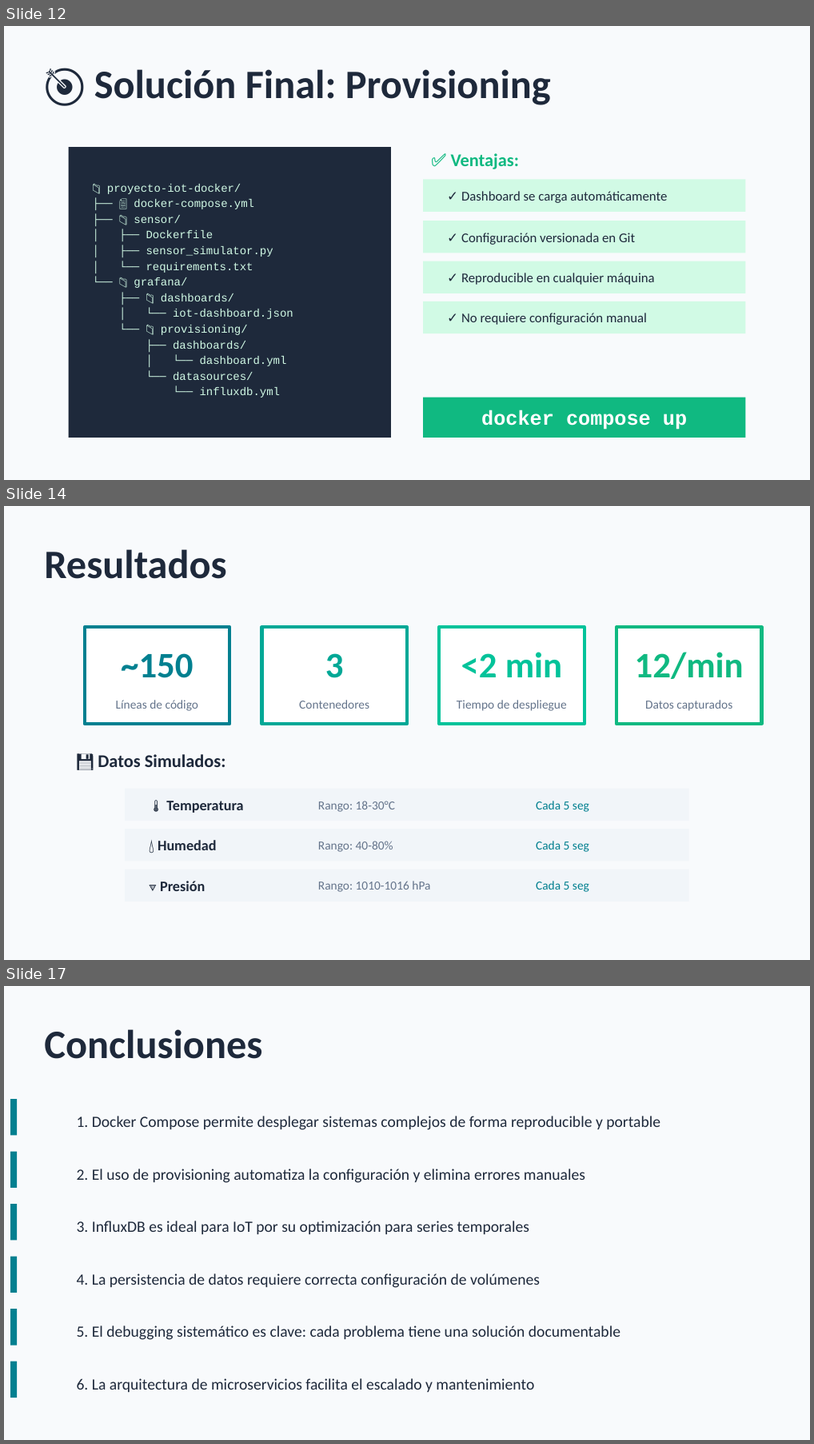
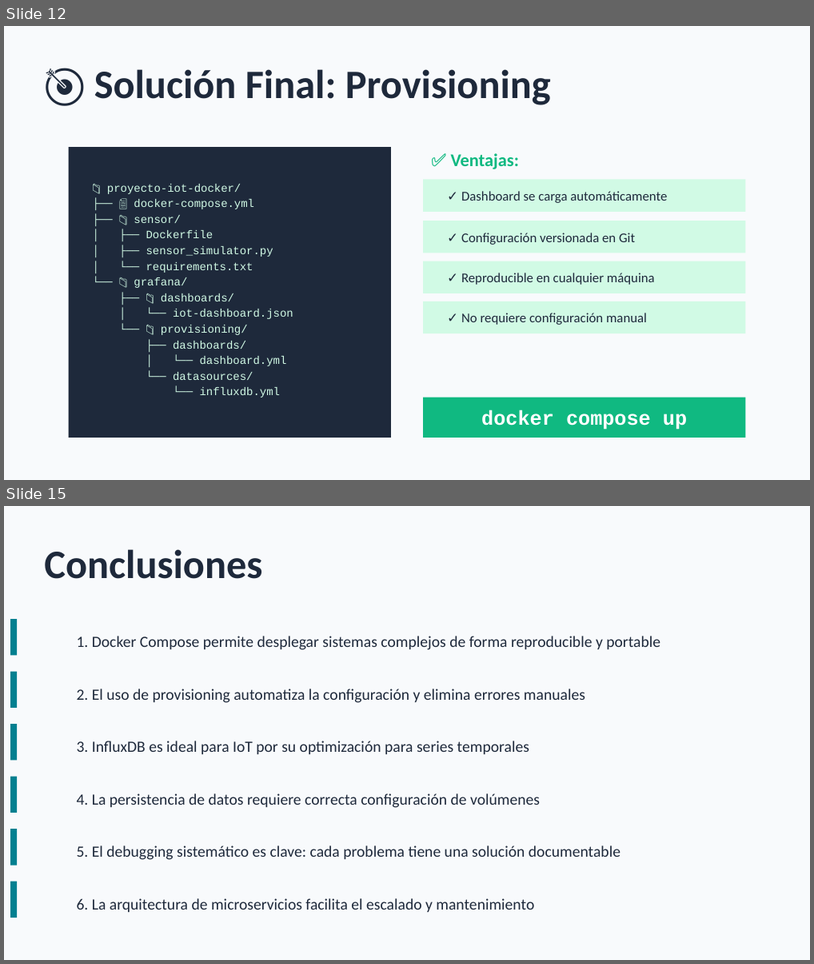
Before and after one commit to Jon8a/proyecto-iot, a slide deck: Presentacion_IoT_Completa.pptx. Shown one above the other, each under a label of ours: slides 12, 14 and 17 before the commit, slides 12 and 15 after it; the slides between them are not shown. The pictures are 814x1444 and 814x964 pixels, drawn with LibreOffice and Linux fonts; fonts in the diff are those of the drawing. Boxes give left, top, right and bottom in pixels: in the first picture for what was removed or moved away, otherwise in the second. Text is boxed around its words. In the diff, an @@ line names an element or a change of style, - is before the commit and + after.

```diff
--- a/Presentacion_IoT_Completa.pptx
+++ b/Presentacion_IoT_Completa.pptx
@@ slide 14 removed at box(4, 506, 810, 960), background #F8FAFC @@
@@ text removed at box(44, 549, 226, 579) @@
-Resultados
@@ rectangle removed at box(85, 627, 230, 724) @@
@@ rectangle removed at box(262, 627, 407, 724) @@
@@ rectangle removed at box(439, 627, 585, 724) @@
@@ rectangle removed at box(617, 627, 762, 724) @@
@@ text removed at box(121, 653, 193, 678) @@
-~150
@@ text removed at box(326, 653, 344, 678) @@
-3
@@ text removed at box(462, 652, 562, 677) @@
-<2 min
@@ text removed at box(635, 652, 744, 679) @@
-12/min
@@ text removed at box(116, 700, 198, 711) @@
-Líneas de código
@@ text removed at box(299, 700, 370, 708) @@
-Contenedores
@@ text removed at box(457, 700, 567, 711) @@
-Tiempo de despliegue
@@ text removed at box(646, 700, 733, 711) @@
-Datos capturados
@@ text removed at box(98, 754, 226, 767) @@
-💾 Datos Simulados:
@@ rectangle removed at box(125, 788, 690, 820) @@
@@ text removed at box(166, 800, 243, 812) @@
-🌡️ Temperatura
@@ text removed at box(318, 800, 395, 812) @@
-Rango: 18-30°C
@@ text removed at box(536, 800, 590, 812) @@
-Cada 5 seg
@@ rectangle removed at box(125, 828, 690, 861) @@
@@ text removed at box(158, 840, 217, 850) @@
-💧 Humedad
@@ text removed at box(318, 840, 394, 852) @@
-Rango: 40-80%
@@ text removed at box(536, 840, 590, 852) @@
-Cada 5 seg
@@ rectangle removed at box(125, 869, 690, 901) @@
@@ text removed at box(160, 880, 205, 891) @@
-🔽 Presión
@@ text removed at box(318, 880, 430, 892) @@
-Rango: 1010-1016 hPa
@@ text removed at box(536, 880, 590, 892) @@
-Cada 5 seg
@@ what was slide 17 is now slide 15 @@
```
Also in this commit, not shown: 4 slides changed, 1 other slide removed, 4 other files.
